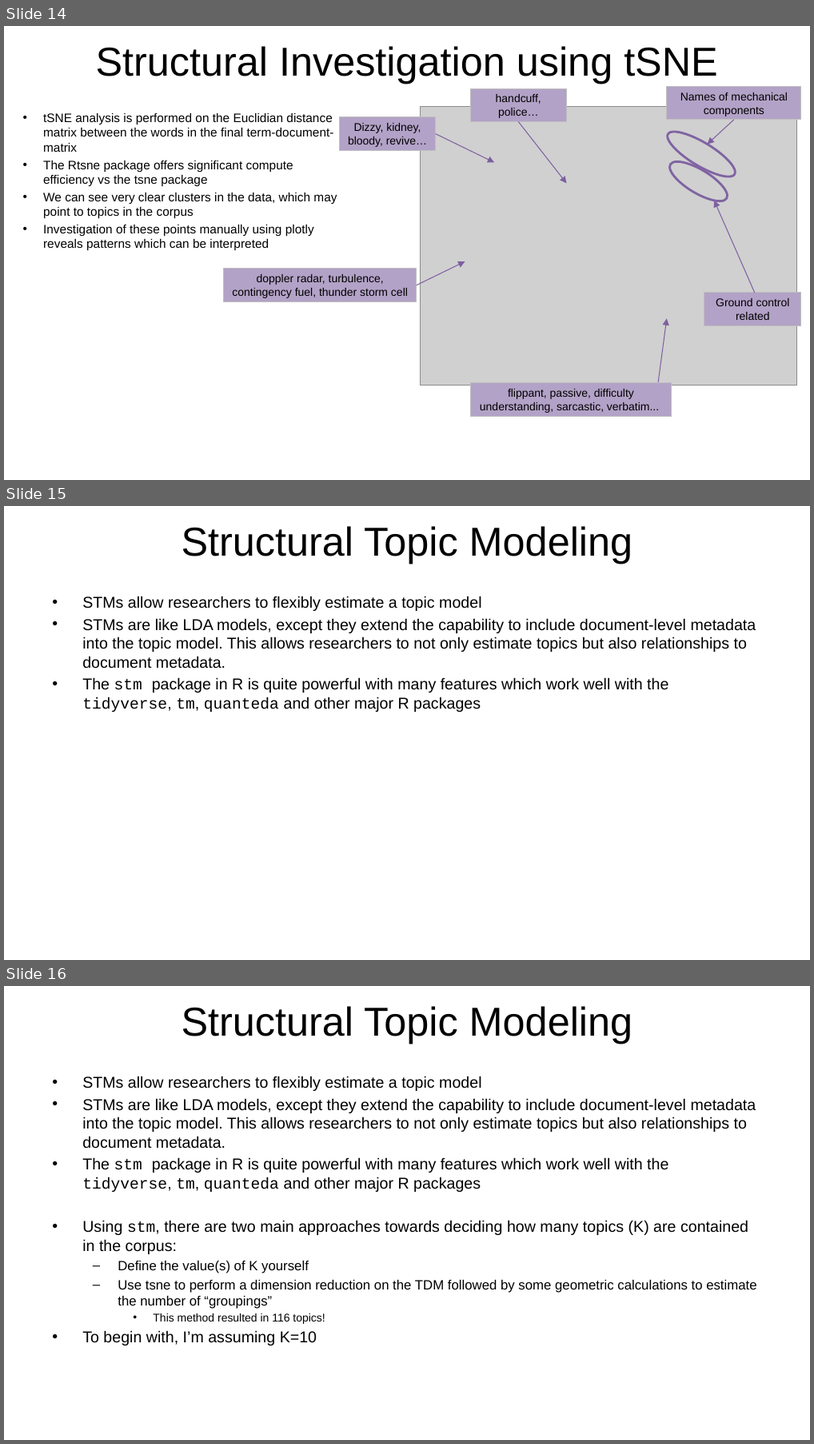
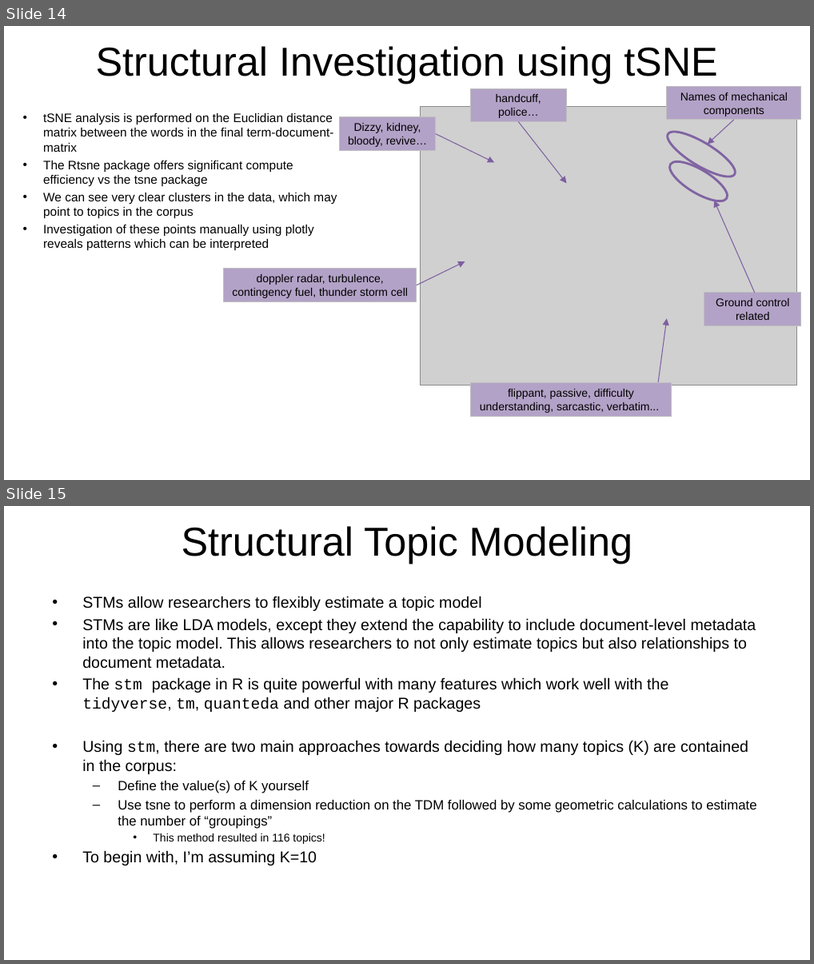
Before and after one commit to rsangole/453_TextAnalysis_FinalProject, a slide deck: reports/Final Report.pptx. Shown one above the other, each under a label of ours: slides 14, 15 and 16 before the commit, slides 14 and 15 after it. The pictures are 814x1444 and 814x964 pixels, drawn with LibreOffice and Linux fonts; fonts in the diff are those of the drawing; grey boxes stand for pictures; background and template pictures are left out. Boxes give left, top, right and bottom in pixels: in the first picture for what was removed or moved away, otherwise in the second. Text is boxed around its words. In the diff, an @@ line names an element or a change of style, - is before the commit and + after.

```diff
--- a/reports/Final Report.pptx
+++ b/reports/Final Report.pptx
@@ slide 15 removed at box(4, 506, 810, 960), background picture (left out) @@
@@ title removed at box(182, 526, 633, 564) @@
-Structural Topic Modeling
@@ text removed at box(82, 596, 757, 712) @@
-• STMs allow researchers to flexibly estimate a topic model
-• STMs are like LDA models, except they extend the capability to include document-level metadata into the topic model. This allows researchers to not only estimate topics but also relationships to document metadata.
-• The stm package in R is quite powerful with many features which work well with the tidyverse, tm, quanteda and other major R packages
@@ page number removed at box(582, 926, 770, 950) @@
-14
@@ what was slide 16 is now slide 15 @@
```
Also in this commit, not shown: 6 slides changed, 6 slides added, 6 other slides removed, 6 other files.
